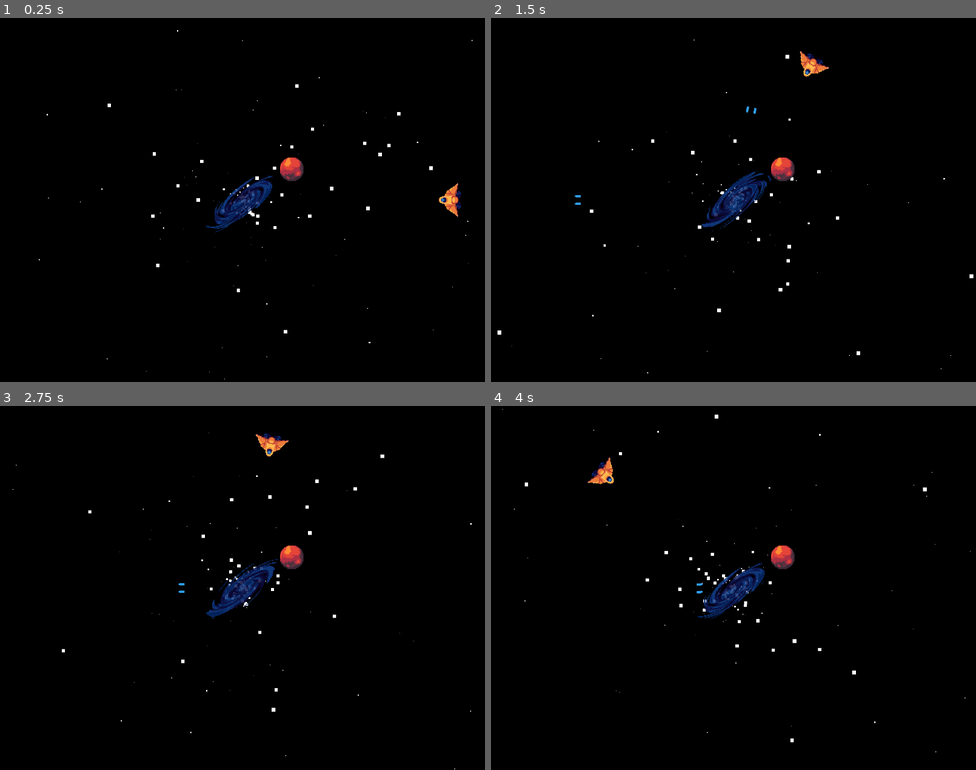
Above: before the commit, frames 1-4 (two rows, left to right).
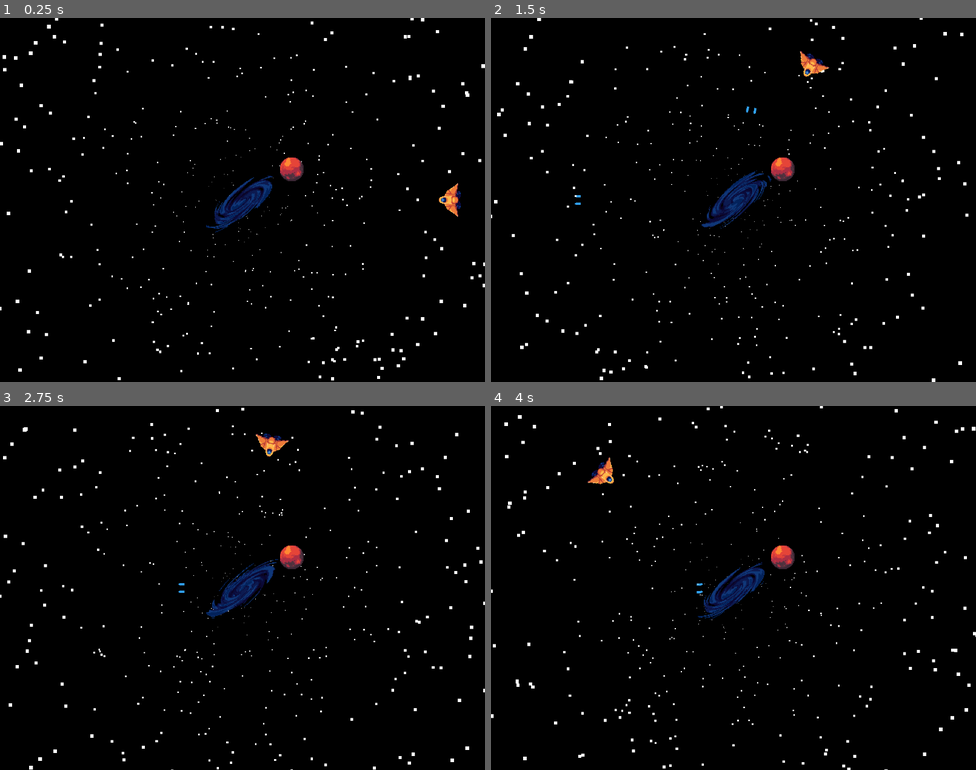
Above: after the commit, the same moments.

Repository: FrozenWellGames/moray_game_jam_2025
Game: Godot game, scene res://Game/game.tscn
Same seed, same stepped clock (60 frames per second), same inputs: the game is played once before the commit and once after it.
Inputs:
- Up to frame 1 (0.25 s): no input
- Up to frame 2 (1.5 s): hold Right (move_right) 0.53-1.28 s; hold Ctrl (fire) 0.53-1.28 s; hold Left (move_left) from 1.28 s (still down); tap Ctrl (fire) at 1.35 s
- Up to frame 3 (2.75 s): release Left (move_left) at 2.03 s; hold Right (move_right) from 2.03 s (still down); hold Ctrl (fire) from 2.03 s (still down)
- Up to frame 4 (4 s): release Ctrl (fire) at 2.78 s; tap Ctrl (fire) at 2.85 s; release Right (move_right) at 3.53 s; hold Left (move_left) from 3.53 s (still down); hold Ctrl (fire) from 3.53 s (still down)

The runs differ from the first frame. In frame 1, 1.4% of the frame differs, in the area x 0-100%, y 0-100%; in frame 2, 1.3%; in frame 3, 1.3%; in frame 4, 1.4%.

Commit message:
fix starfield weirdness

Diff:
--- a/Game/starfield.tscn
+++ b/Game/starfield.tscn
@@ -2,8 +2,8 @@
 
 [sub_resource type="Curve" id="Curve_c6kub"]
 _limits = [-200.0, 200.0, 0.0, 1.0]
-_data = [Vector2(0, -200), 0.0, 0.0, 0, 0, Vector2(1e-05, 200), 0.0, 0.0, 0, 0, Vector2(1, -110.112), 129.053, 0.0, 0, 0]
-point_count = 3
+_data = [Vector2(0, 200), 0.0, -446.667, 0, 1, Vector2(0.895522, -200), -446.667, 0.0, 1, 0]
+point_count = 2
 
 [sub_resource type="CurveTexture" id="CurveTexture_dyi1v"]
 curve = SubResource("Curve_c6kub")
@@ -24,8 +24,6 @@
 initial_velocity_min = 140.0
 initial_velocity_max = 170.0
 gravity = Vector3(0, 0, 0)
-linear_accel_min = -9.37
-linear_accel_max = 31.25
 linear_accel_curve = SubResource("CurveTexture_dyi1v")
 scale_curve = SubResource("CurveTexture_fwxkx")
 
--- a/project.godot
+++ b/project.godot
@@ -10,10 +10,11 @@
 
 [application]
 
-config/name="Astro Alignment"
+config/name="moray_game_jam_2025"
 run/main_scene="uid://dy7pttawwst1e"
 config/features=PackedStringArray("4.4", "Forward Plus")
 config/icon="res://icon.svg"
+config/warnings/unused_signal=1
 
 [autoload]
 
